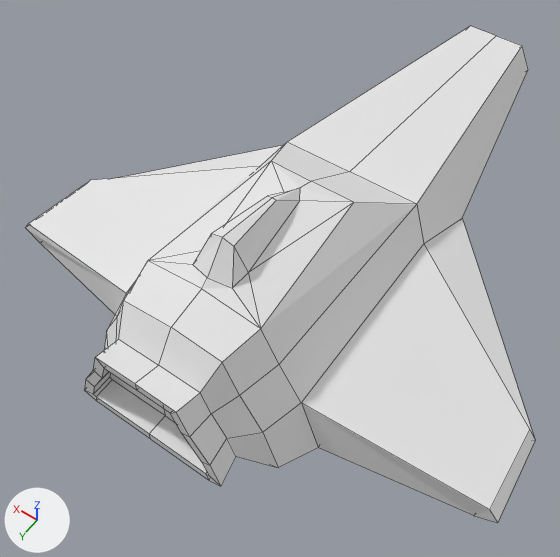
Two versions of the Blender file assets/meshes/ship.blend, one commit apart.
Camera for both pictures: a camera (50 mm lens) standing at (-0.468, 0.822, 1.138) and looking at (0.018, 0.141, 0.068). The lights are fixed; the arrows at lower left show +X, +Y and +Z. Mesh edges are drawn as thin lines.

Objects in the first picture: 'Ship'.
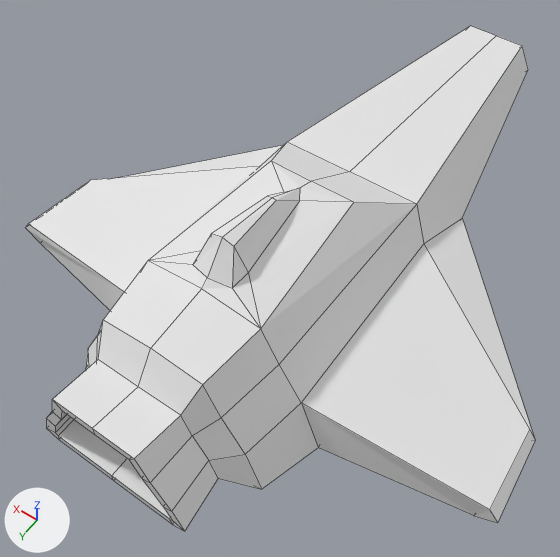
Boxes [x1, y1, x2, y2] around the edits, measured in the pictures (560 x 557 px):
'Ship', reshaped: before [25, 26, 535, 523]; after [25, 26, 535, 531]
part 1 of me_cube, cut back: before [84, 161, 354, 486]; after [46, 161, 354, 531]

The edits, one by one:
me_cube is used by ob_ship; location (0.0, 0.0, 0.0).
me_cube had 87 vertices, 71 faces and spanned x 0.0..0.483, y -0.646..0.503, z 0.0..0.34.
me_cube now has 87 vertices, 70 faces and spans x 0.0..0.483, y -0.646..0.584, z 0.0..0.34.
Part 1, on me_cube:
2 faces are deleted.
14 vertices in x 0.0..0.179, y 0.421..0.456, z 0.023..0.265 move by (0.0, 0.042, 0.0).
14 vertices in x 0.0..0.135, y 0.503, z 0.064..0.228 move by (0.0, 0.081, 0.0).
7 vertices in x 0.0..0.114, y 0.466, z 0.081..0.21 move by (0.0, 0.071, 0.0).
1 new face joins them.
